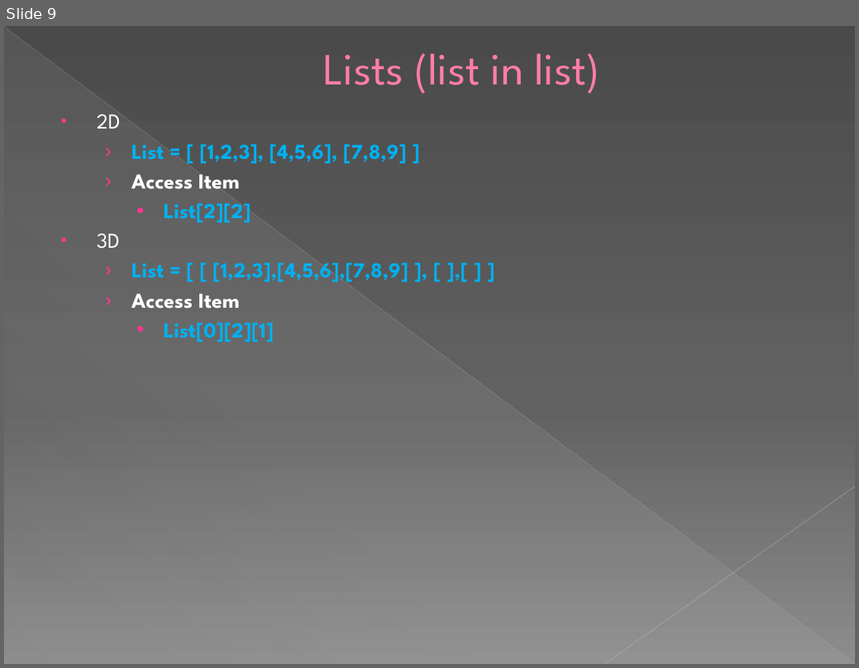
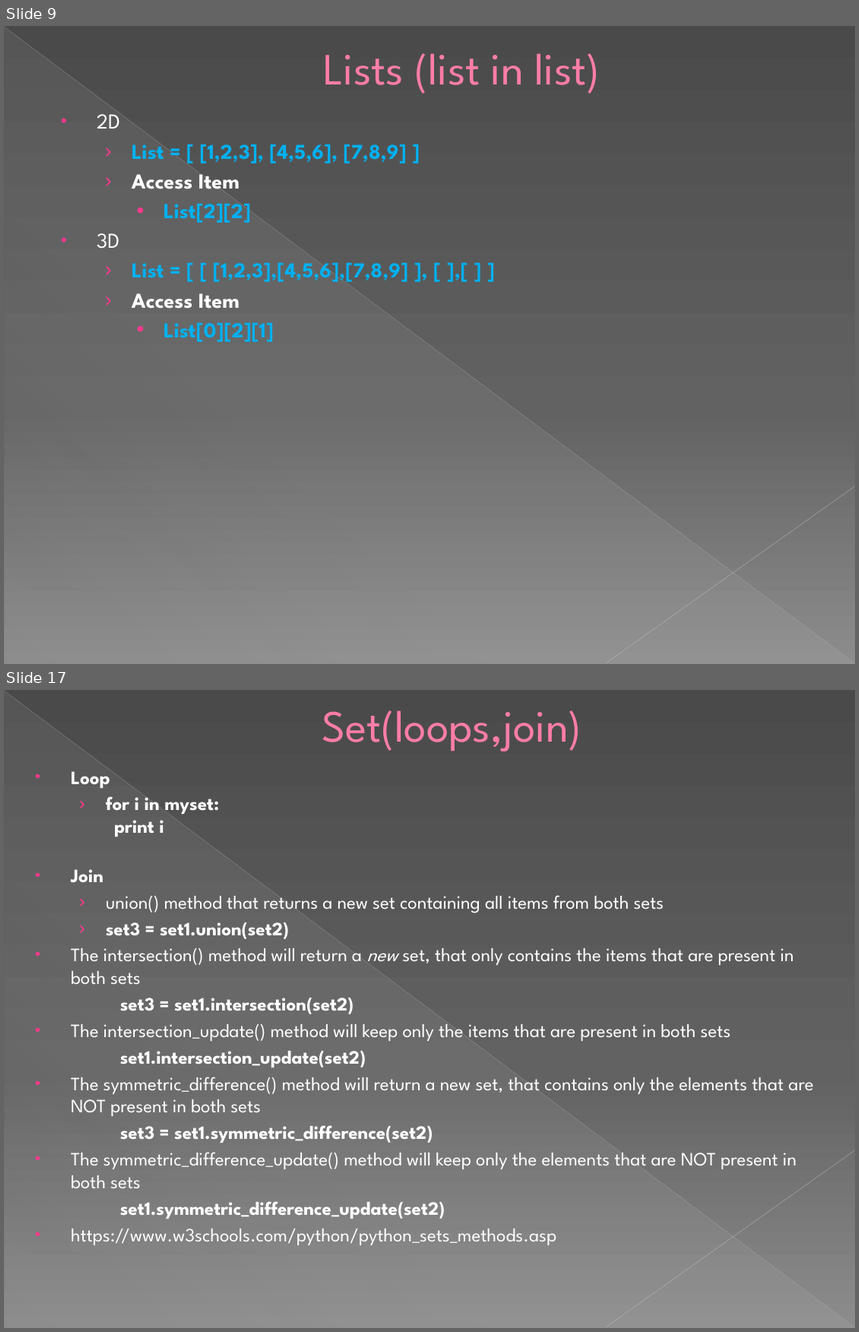
Before and after one commit to AsipiRavi2/pythonforbeginners, a slide deck: module3/Module3.pptx. Shown one above the other, each under a label of ours: slide 9 before the commit, slides 9 and 17 after it; the slides between them are not shown. The pictures are 859x668 and 859x1332 pixels, drawn with LibreOffice and Linux fonts; fonts in the diff are those of the drawing. Boxes give left, top, right and bottom in pixels: in the first picture for what was removed or moved away, otherwise in the second. Text is boxed around its words. In the diff, an @@ line names an element or a change of style, - is before the commit and + after.

```diff
--- a/module3/Module3.pptx
+++ b/module3/Module3.pptx
@@ slide 17 added at <box>4,690,855,1328</box>, background gradient #4A4A4A to #626262 to #8C8C8C; not listed: 3 template elements that a slide beside it also shows @@
@@ title added at <box>322,711,582,752</box>, 37.8 pt, text #FF7DA7 @@
+Set(loops,join)
@@ text added at <box>71,771,813,1246</box>, 16 pt, text #FFFFFF @@
+• Loop
+  › for i in myset:
+    print i
+• Join
+  › union() method that returns a new set containing all items from both sets
+  › set3 = set1.union(set2)
+• The intersection() method will return a new set, that only contains the items that are present in both sets
+set3 = set1.intersection(set2)
+• The intersection_update() method will keep only the items that are present in both sets
+set1.intersection_update(set2)
+• The symmetric_difference() method will return a new set, that contains only the elements that are NOT present in both sets
+set3 = set1.symmetric_difference(set2)
+• The symmetric_difference_update() method will keep only the elements that are NOT present in both sets
+set1.symmetric_difference_update(set2)
+• https://www.w3schools.com/python/python_sets_methods.asp
```
Also in this commit, not shown: 4 slides changed, 8 other slides added, 2 other files.
